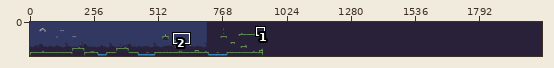
Two states of a pixel-art file, res/backgrounds/l1.aseprite. The first picture is a wide view before the edit; the outline marks the close-up.
Close-up. The starting point:
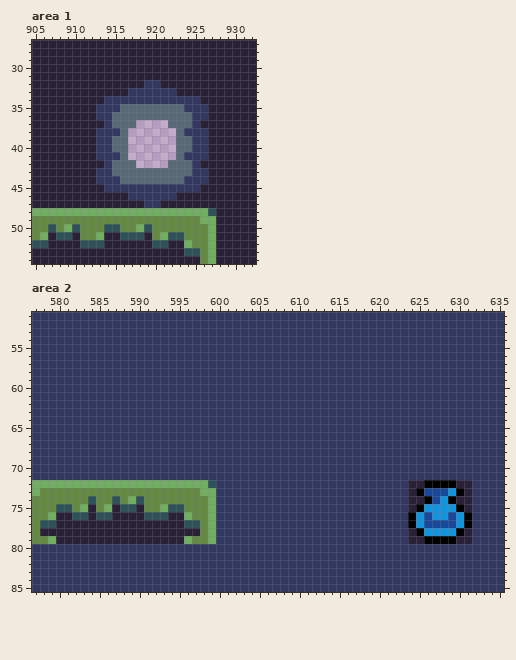
2040x136 pixels, 1 frame. Shown: area 1: x 905..932, y 27..54; area 2: x 577..635, y 51..85.
And afterwards:
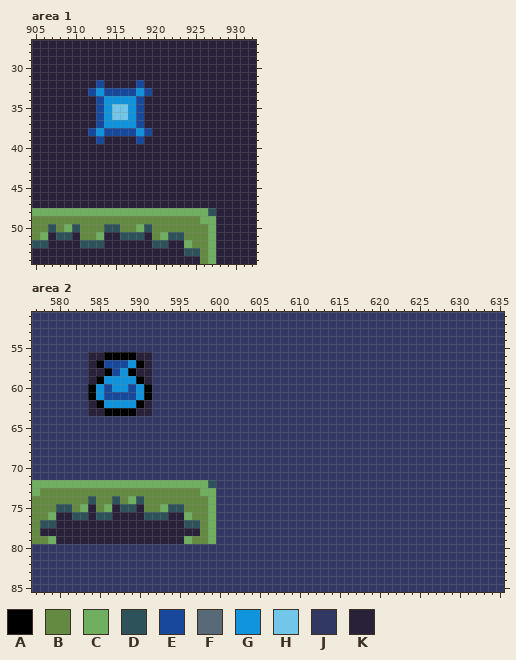
Palette (. is transparent): A #000000  B #648941  C #70af60  D #2e5259  E #18489c  F #586977  G #1094de  H #72c6ea  J #313963  K #292139
Diff:
Area 1, layer "Tilemap 1":
y 32: x 913 K -> E; x 918..920 KJJ -> EKK
y 33: x 912..922 KKKKKJJJJJJ -> EGEEEEGEKKK
y 34: x 913..925 KJJJJJJJJJJJJ -> EGGGGEKKKKKKK
y 35: x 913..926 JJJFFFFFFFFJJJ -> EGHHGEKKKKKKKK
y 36: x 913..926 JJFFFFFFFFFFJJ -> EGHHGEKKKKKKKK
y 37: x 913..925 KJFFF....FFFJ -> EGGGGEKKKKKKK
y 38: x 912..926 KJJJF......FJJJ -> EGEEEEGEKKKKKKK
y 39: x 913..926 JJFF......FFJJ -> EKKKKEKKKKKKKK
y 40: x 913..926 JJFF......FFJJ -> KKKKKKKKKKKKKK
y 41: x 913..926 JJJF......FJJJ -> KKKKKKKKKKKKKK
y 42: x 914..925 JFFF....FFFJ -> KKKKKKKKKKKK
y 43: x 913..926 JJFFFFFFFFFFJJ -> KKKKKKKKKKKKKK
y 44: x 913..926 JJJFFFFFFFFJJJ -> KKKKKKKKKKKKKK
y 45: x 914..925 JJJJJJJJJJJJ -> KKKKKKKKKKKK
y 46: x 917..922 JJJJJJ -> KKKKKK
y 47: x 919..920 JJ -> KK
Area 2, layer "Tilemap 1":
y 56: x 584..591 JJJJJJJJ -> KKAAAAKK
y 57: x 584..591 JJJJJJJJ -> KAEEEGAK
y 58: x 584..591 JJJJJJJJ -> KKAEGAKK
y 59: x 584..591 JJJJJJJJ -> KAGGGGAK
y 60: x 584..591 JJJJJJJJ -> AGEGGEGA
y 61: x 584..591 JJJJJJJJ -> AGEEEEGA
y 62: x 584..591 JJJJJJJJ -> KAGGGGAK
y 63: x 584..591 JJJJJJJJ -> KKAAAAKK
y 72: x 624..631 KKAAAAKK -> JJJJJJJJ
y 73: x 624..631 KAEEEGAK -> JJJJJJJJ
y 74: x 624..631 KKAEGAKK -> JJJJJJJJ
y 75: x 624..631 KAGGGGAK -> JJJJJJJJ
y 76: x 624..631 AGEGGEGA -> JJJJJJJJ
y 77: x 624..631 AGEEEEGA -> JJJJJJJJ
y 78: x 624..631 KAGGGGAK -> JJJJJJJJ
y 79: x 624..631 KKAAAAKK -> JJJJJJJJ
